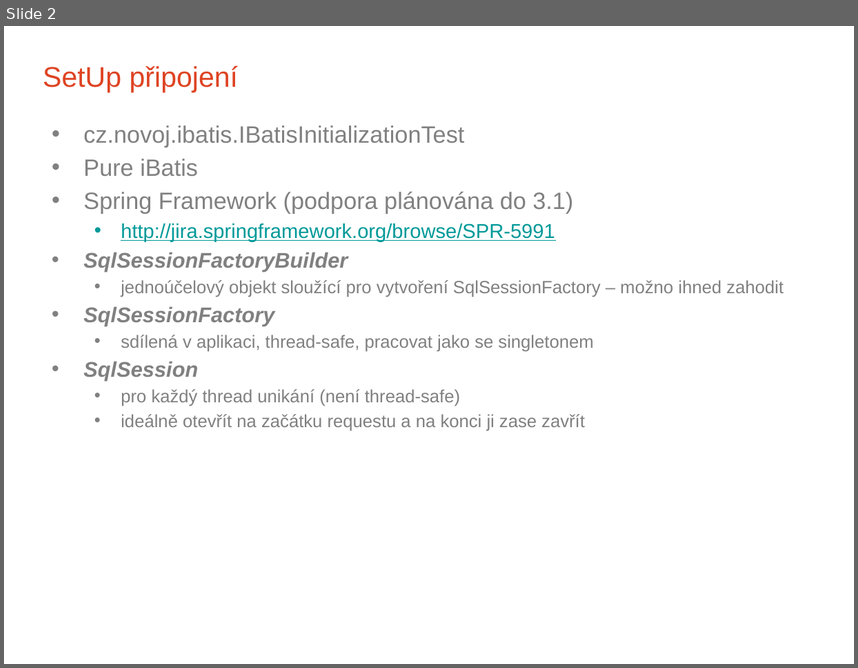
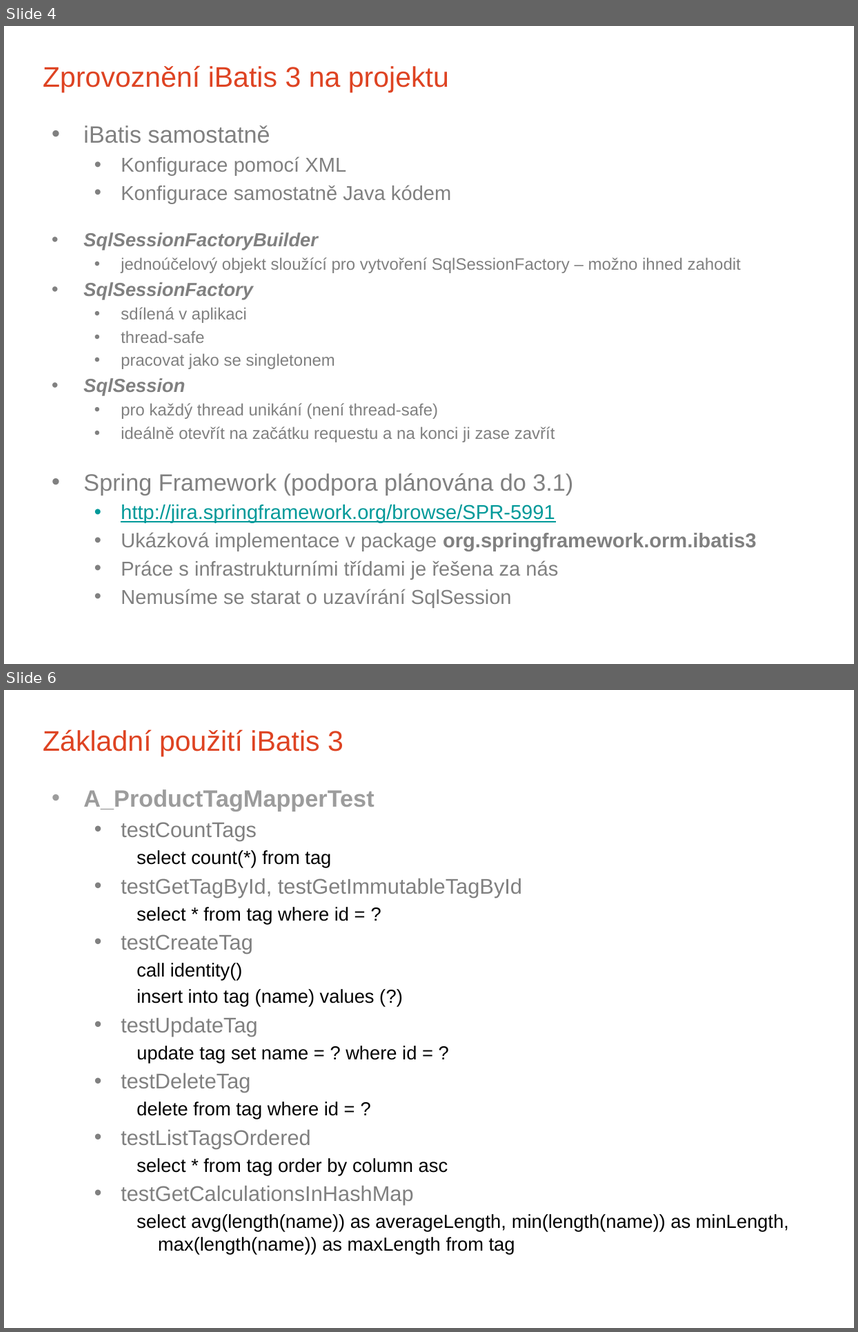
Before and after one commit to novoj/iBatisWorkShop, a slide deck: docs/iBatis 3 Workskop CZJUG.pptx. Shown one above the other, each under a label of ours: slide 2 before the commit, slides 4 and 6 after it; the slides between them are not shown. The pictures are 858x668 and 858x1332 pixels, drawn with LibreOffice and Linux fonts; fonts in the diff are those of the drawing; background and template pictures are left out. Boxes give left, top, right and bottom in pixels: in the first picture for what was removed or moved away, otherwise in the second. Text is boxed around its words. In the diff, an @@ line names an element or a change of style, - is before the commit and + after.

```diff
--- a/docs/iBatis 3 Workskop CZJUG.pptx
+++ b/docs/iBatis 3 Workskop CZJUG.pptx
@@ slide 6 added at box(4, 690, 854, 1328), background picture (left out) @@
@@ title added at box(43, 729, 343, 756), 24 pt, text #DE4322 @@
+Základní použití iBatis 3
@@ text added at box(83, 789, 789, 1254), 16 pt, text #000000 @@
+• A_ProductTagMapperTest
+  • testCountTags
+    select count(*) from tag
+  • testGetTagById, testGetImmutableTagById
+    select * from tag where id = ?
+  • testCreateTag
+    call identity()
+    insert into tag (name) values (?)
+  • testUpdateTag
+    update tag set name = ? where id = ?
+  • testDeleteTag
+    delete from tag where id = ?
+  • testListTagsOrdered
+    select * from tag order by column asc
+  • testGetCalculationsInHashMap
+    select avg(length(name)) as averageLength, min(length(name)) as minLength, max(length(name)) as maxLength from tag
@@ text added at box(47, 1297, 543, 1328), 14 pt, text #FFFFFF, bold @@
+www.fg.cz
@@ page number added at box(626, 1299, 829, 1328), 14 pt, text #FFFFFF, bold @@
+6
@@ what was slide 2 is now slide 4 @@
@@ slide 4 changed as well @@
@@ title at box(43, 65, 449, 92): text changed @@
-SetUp připojení
+Zprovoznění iBatis 3 na projektu
@@ text at box(83, 125, 451, 203): text changed; size 20 to 17 pt @@
-• cz.novoj.ibatis.IBatisInitializationTest
-• Pure iBatis
-• Spring Framework (podpora plánována do 3.1)
-  • http://jira.springframework.org/browse/SPR-5991
+• iBatis samostatně
+  • Konfigurace pomocí XML
+  • Konfigurace samostatně Java kódem
@@ text at box(83, 232, 741, 442): size 18 to 16 pt in "SqlSessionFactoryBuilder", "SqlSessionFactory", "SqlSession"; size 15 to 14 pt in "jednoúčelový objekt sloužící pro vytvoření SqlSessionFactory ...", "pro každý thread unikání (není thread-safe)", "ideálně otevřít na začátku requestu a na ..." @@
@@ text at box(121, 307, 335, 369): text changed; size 15 to 14 pt @@
-  • sdílená v aplikaci, thread-safe, pracovat jako se singletonem
+  • sdílená v aplikaci
+  • thread-safe
+  • pracovat jako se singletonem
@@ text at box(83, 473, 757, 607): paragraphs added @@
+• Spring Framework (podpora plánována do 3.1)
+  • http://jira.springframework.org/browse/SPR-5991
+  • Ukázková implementace v package org.springframework.orm.ibatis3
+  • Práce s infrastrukturními třídami je řešena za nás
+  • Nemusíme se starat o uzavírání SqlSession
```
Also in this commit, not shown: 3 other slides changed, 8 other slides added.
